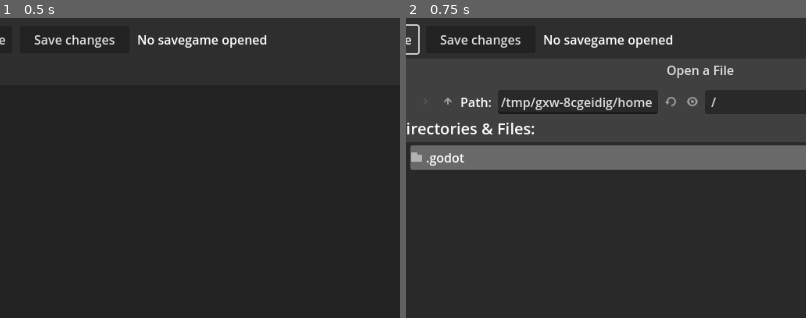
Above: before the commit, frames 1-2 (left to right).
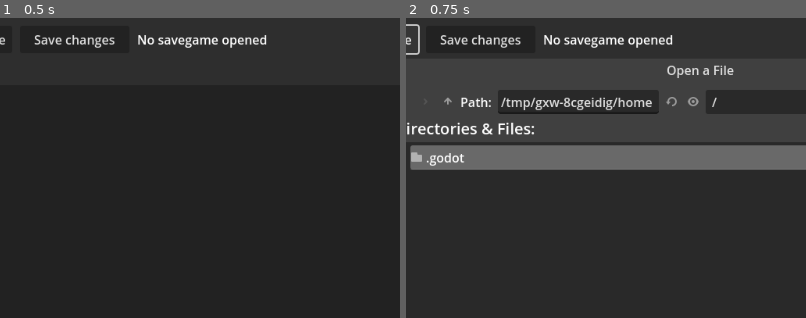
Above: after the commit, the same moments.

Repository: jjalexander/imperialism-2-savegame-editor
Game: Godot game, scene res://main.tscn
The game is run twice, just before and just after one commit, with the same random seed, the same clock (stepped at 60 frames per second) and the same inputs.
Inputs:
- Up to frame 1 (0.5 s): no input
- Up to frame 2 (0.75 s): click "Open savegame" at 0.5 s
The pictures show only the part of the screen within x 13-63%, y 0-50%; the shares and areas given below are measured in that part.

Frame 1 is identical in both runs. In frame 2, less than 0.1% of the frame differs, in the area x 63-78%, y 26-32%.

Commit message:
save raw data to file

Diff:
--- a/main.gd
+++ b/main.gd
@@ -21,6 +21,27 @@
 
 func _ready() -> void:
 	get_window().set_min_size(get_window().get_contents_minimum_size())
+
+func _on_save_changes_pressed() -> void:
+	var file := FileAccess.open("C:/Program Files (x86)/GOG Galaxy/Games/Imperialism II/Save/slotA.imp", FileAccess.WRITE)
+	file.store_buffer(SavegameData.raw_header)
+	file.store_buffer(SavegameData.raw_irrelevant1)
+	file.store_buffer(SavegameData.raw_savegame_name)
+	file.store_buffer(SavegameData.raw_irrelevant2)
+	file.store_buffer(SavegameData.raw_player_country_number)
+	file.store_buffer(SavegameData.raw_player_country_name)
+	file.store_buffer(SavegameData.raw_irrelevant3)
+	file.store_buffer(SavegameData.raw_country_names)
+	file.store_buffer(SavegameData.raw_irrelevant4)
+	file.store_buffer(SavegameData.raw_map_key_length)
+	file.store_buffer(SavegameData.raw_map_key)
+	for tile_data in SavegameData.raw_tile_data:
+		file.store_buffer(tile_data)
+	file.store_buffer(SavegameData.raw_irrelevant5)
+	for city_data in SavegameData.raw_cities_data:
+		file.store_buffer(city_data)
+	file.store_buffer(SavegameData.raw_irrelevant6)
+	file.close()
 
 func _on_open_savegame_pressed() -> void:
 	file_dialog = file_dialog_scene.instantiate(PackedScene.GEN_EDIT_STATE_DISABLED)
@@ -77,7 +98,7 @@
 		var city_name_length := input[index + SavegameFormat.CITY_DATA_LENGTH - 1]
 		SavegameData.raw_cities_data.push_back(get_pba_between(input, index, index + SavegameFormat.CITY_DATA_LENGTH + city_name_length))
 		index += SavegameFormat.CITY_DATA_LENGTH + city_name_length
-	SavegameData.raw_irrelevant6 = get_pba_between(input, index, index + 2)
+	SavegameData.raw_irrelevant6 = get_pba_between(input, index, input.size())
 
 	SavegameData.format_data()
 
--- a/main.tscn
+++ b/main.tscn
@@ -67,4 +67,4 @@
 metadata/_tab_index = 0
 
 [connection signal="pressed" from="Button" to="." method="_on_open_savegame_pressed"]
-[connection signal="pressed" from="Button" to="." method="_on_button_pressed"]
+[connection signal="pressed" from="Button2" to="." method="_on_save_changes_pressed"]
--- a/savegame_data.gd
+++ b/savegame_data.gd
@@ -12,10 +12,10 @@
 var raw_irrelevant3: PackedByteArray
 var raw_country_names: PackedByteArray
 var country_names: Array[String]
+var raw_irrelevant4: PackedByteArray
 var raw_map_key_length: PackedByteArray
 var raw_map_key: PackedByteArray
 var map_key: String
-var raw_irrelevant4: PackedByteArray
 var raw_tile_data: Array[PackedByteArray]
 var raw_irrelevant5: PackedByteArray
 var raw_cities_data: Array[PackedByteArray]
